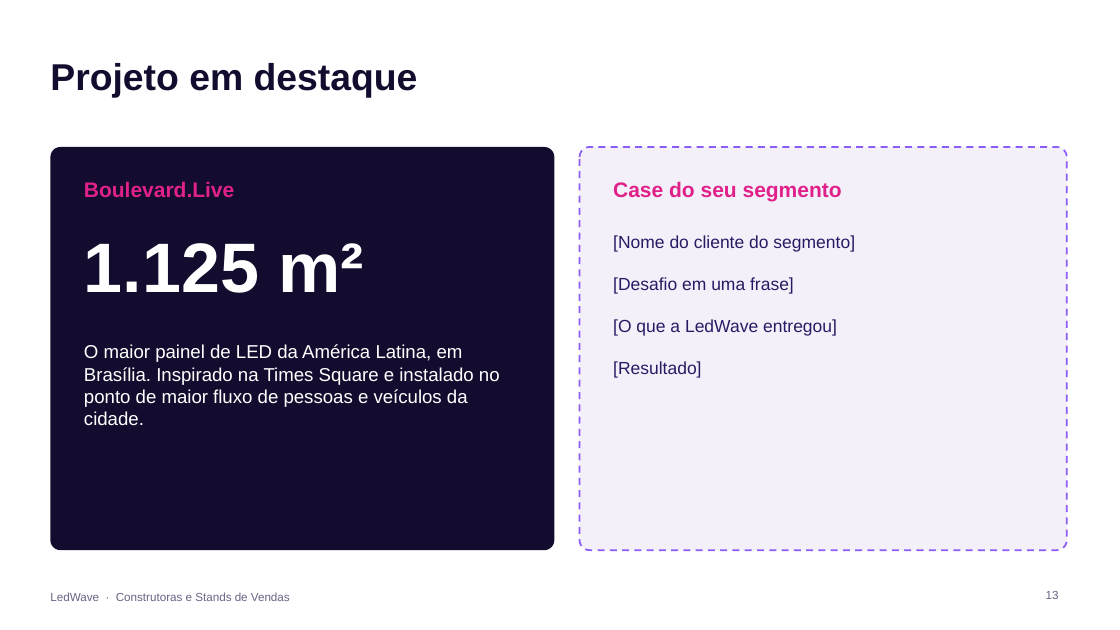
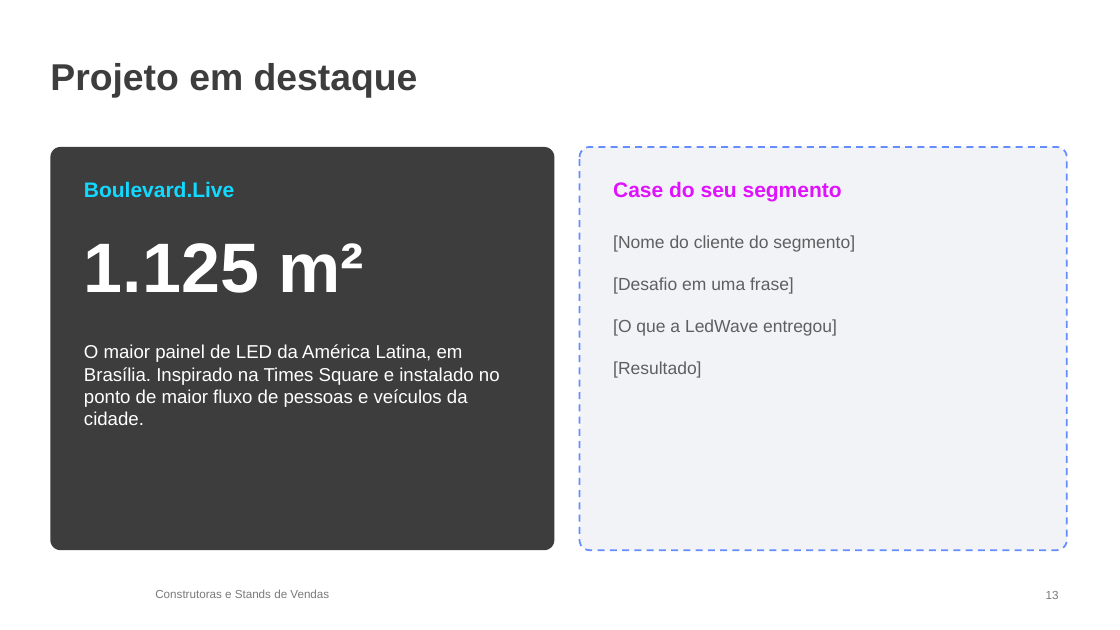
Before and after one commit to itarsilva/Treino, a slide deck: slide 13 of ledwave-comercial/apresentacoes/LedWave_Construtoras_e_Stands_de_Vendas.pptx. Drawn at 1120x630 pixels with LibreOffice and Linux fonts; fonts in the diff are those of the drawing; background and template pictures are left out. Boxes give left, top, right and bottom in pixels: in the first picture for what was removed or moved away, otherwise in the second. Text is boxed around its words. In the diff, an @@ line names an element or a change of style, - is before the commit and + after.

```diff
--- a/ledwave-comercial/apresentacoes/LedWave_Construtoras_e_Stands_de_Vendas.pptx
+++ b/ledwave-comercial/apresentacoes/LedWave_Construtoras_e_Stands_de_Vendas.pptx
@@ title "Projeto em destaque" at [50,63,418,98]: text colour #140C2E to #3D3D3D @@
@@ rounded rectangle at [50,147,555,550]: fill #140C2E to #3D3D3D @@
@@ rounded rectangle at [580,147,1067,550]: fill #F3F0FA to #F2F3F7; outline #8B5CF6 1.5 pt dashed to #658DFF 1.5 pt dashed @@
@@ text "Boulevard.Live" at [84,181,234,197]: text colour #E0218A to #12D9FF @@
@@ text "Case do seu segmento" at [613,181,842,201]: text colour #E0218A to #E011FF @@
@@ text "[Nome do cliente do segmento]" at [613,235,855,378]: text colour #2B1A63 to #5F5F5F @@
@@ text at [155,589,329,598]: text changed; text colour #6B6385 to #7A7A7A @@
-LedWave · Construtoras e Stands de Vendas
+Construtoras e Stands de Vendas
@@ page number at [1046,591,1059,599]: text colour #6B6385 to #7A7A7A @@
```
Also in this commit, not shown: 13 other slides changed, 27 other files.
